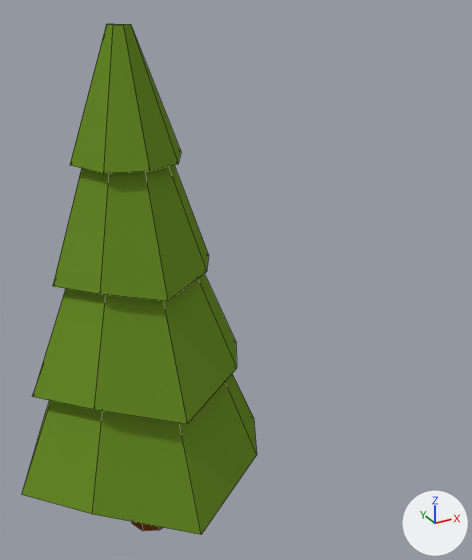
The Blender file Procedural-Generation/Assets/Blender/Foliage.blend: old version first, new version second.
Before and after are seen from a 50 mm lens placed at (-1.97, -5.63, 5.56), pointed at (1.19, 0.13, 2.69). Lighting does not change. The marker at lower right points along +X, +Y and +Z. Mesh edges are drawn as thin lines.

The first picture shows 'Pine_Tree'.
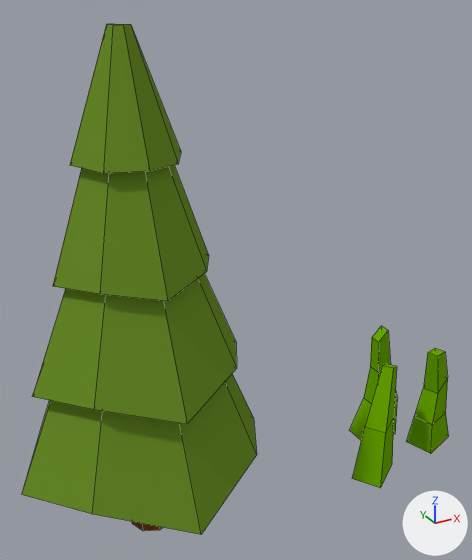
The newer file is also turned or shifted as a whole; pictures and numbers use the older file's frame.

What differs and where, as boxes [x1, y1, x2, y2] in the pictures (472 x 560 px):
'Grass', added (green): after [350, 326, 449, 488]

The edits, one by one:
Material 'Grass' (mat_grass) is new.
Its base color is (0.144, 0.402, 0.0) (green #6aaa00).
Mesh me_cube_001 is new.
It has 45 vertices, 38 faces and spans x -3.28..3.38, y -5.05..1.0, z -0.01..2.52.
It uses material mat_grass (green #6aaa00).
Object 'Grass' (ob_grass) is new; it shows me_cube_001.
Its location is (3.28, 0.0, 0.0).
Its scale is (0.255, 0.183, 0.64).
